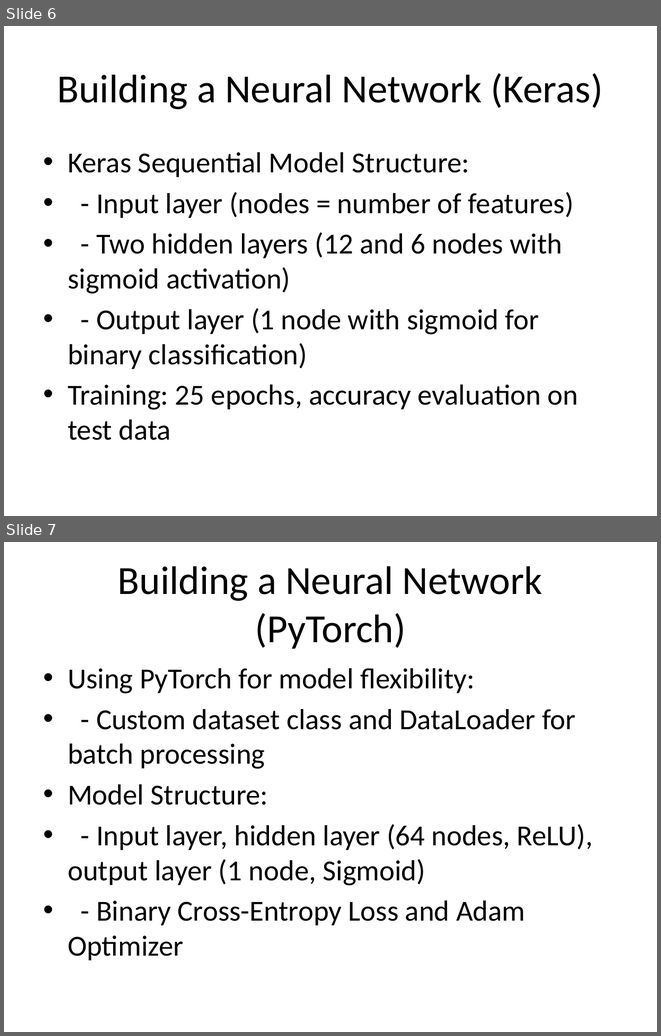
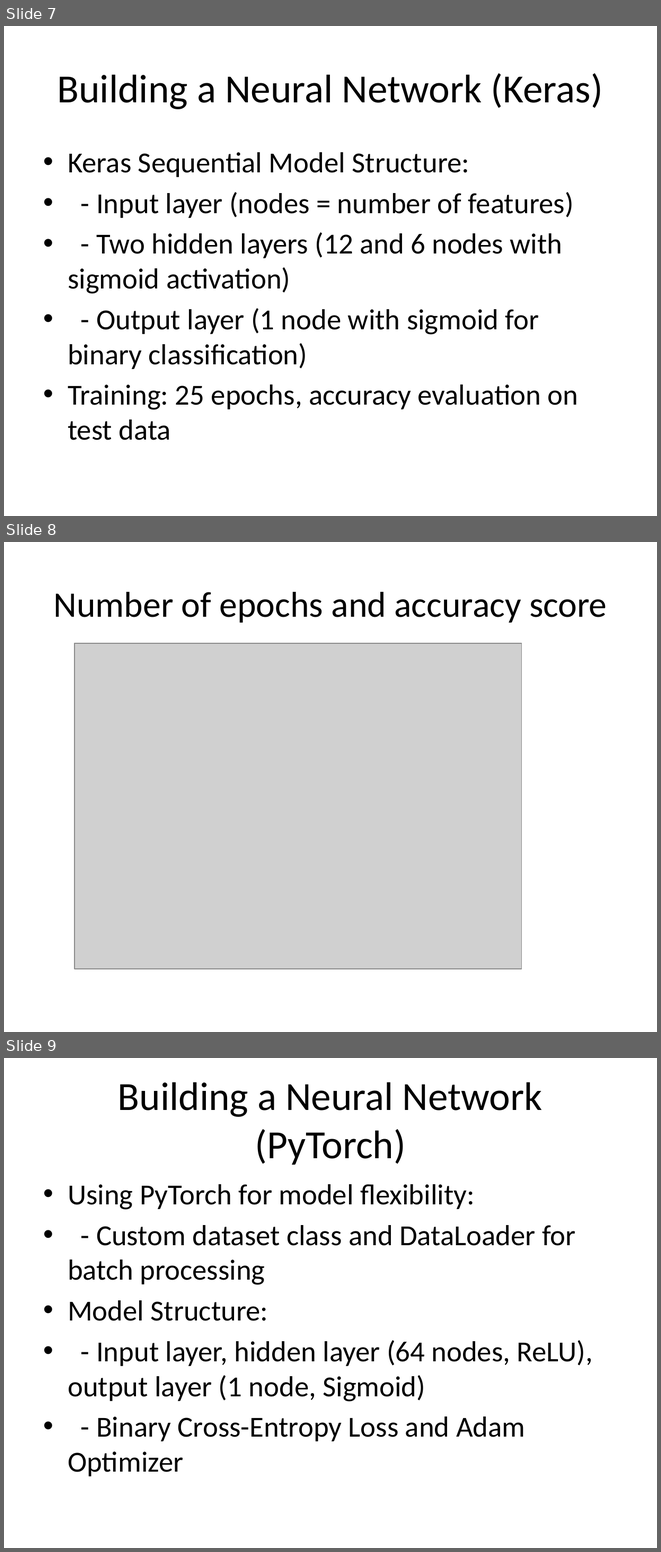
Before and after one commit to rdon11306/Final_Poject, a slide deck: Financial_Data_Analysis_Presentation.pptx. Shown one above the other, each under a label of ours: slides 6 and 7 before the commit, slides 7, 8 and 9 after it. The pictures are 661x1036 and 661x1552 pixels, drawn with LibreOffice and Linux fonts; fonts in the diff are those of the drawing; grey boxes stand for pictures. Boxes give left, top, right and bottom in pixels: in the first picture for what was removed or moved away, otherwise in the second. Text is boxed around its words. In the diff, an @@ line names an element or a change of style, - is before the commit and + after.

```diff
--- a/Financial_Data_Analysis_Presentation.pptx
+++ b/Financial_Data_Analysis_Presentation.pptx
@@ slide 8 added at <box>4,542,657,1032</box>, background #FFFFFF @@
@@ title added at <box>53,592,607,623</box>, 39.6 pt, text #000000 @@
+Number of epochs and accuracy score
@@ picture added at <box>74,643,522,968</box> @@
@@ what was slide 6 is now slide 7 @@
@@ what was slide 7 is now slide 9 @@
```
Also in this commit, not shown: 5 slides changed, 1 other slide added.
